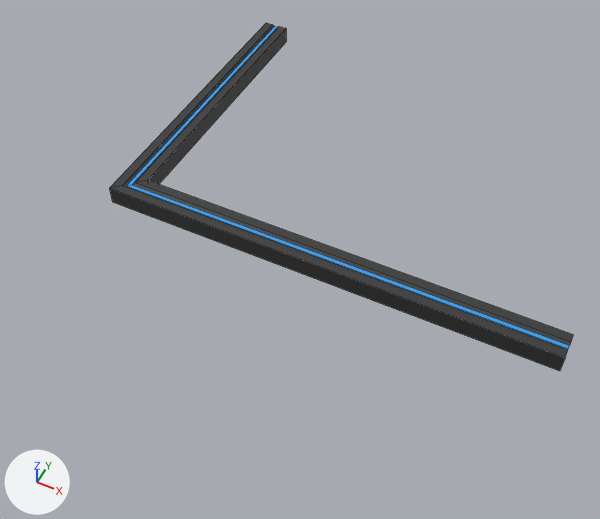
The FBX model Assets/Models/PowerCables/1001.fbx, before and after one commit.
Before and after are seen from a 50 mm camera at (0.96, -0.772, 1.326) aimed at (0.404, 0.339, -0.062). Every picture has the same lights, and +X, +Y and +Z are marked at lower left. Mesh edges are drawn as thin lines. Where no turn or scale is listed for an object, it has been applied to the vertices.

Names of what the first picture shows: '1001'.
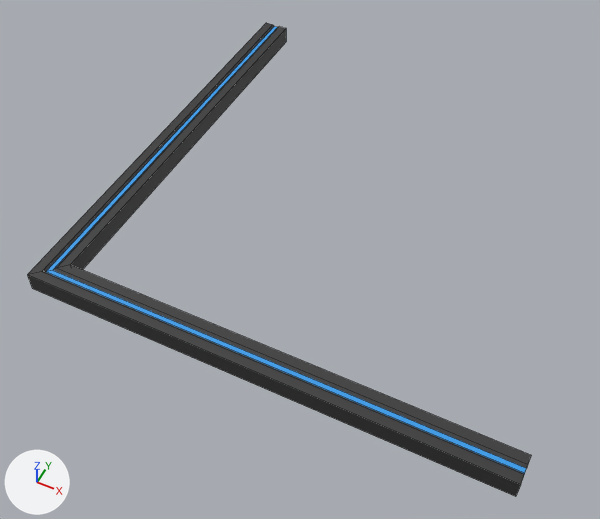
Boxes (x1, y1, x2, y2) around the edits, measured in the pictures (600 x 519 px):
```json
{"object": "1001", "change": "reshaped", "before": [109, 23, 573, 371], "after": [27, 23, 531, 497], "on screen": "9% wider, 36% taller"}
```

The change, as JSON lines over the scene's bpy script:
```json
{"block": "me_plane_112", "where": "me_plane_112.from_pydata(...)  # 24 vertices, 14 faces; spans x -0.031..1.0, y 0.255..1.0, z 0.0..0.043"}
{"block": "me_plane_112", "where": "# used by ob_1001; location = (0.0, 0.0, 0.0)"}
{"block": "me_plane_112", "change": "me_plane_112 part 1: all 16 vertices in x -0.031..1.0, y 0.255..0.316, z 0.0..0.043 are moved by (0.0, -0.286, 0.0)"}
```
